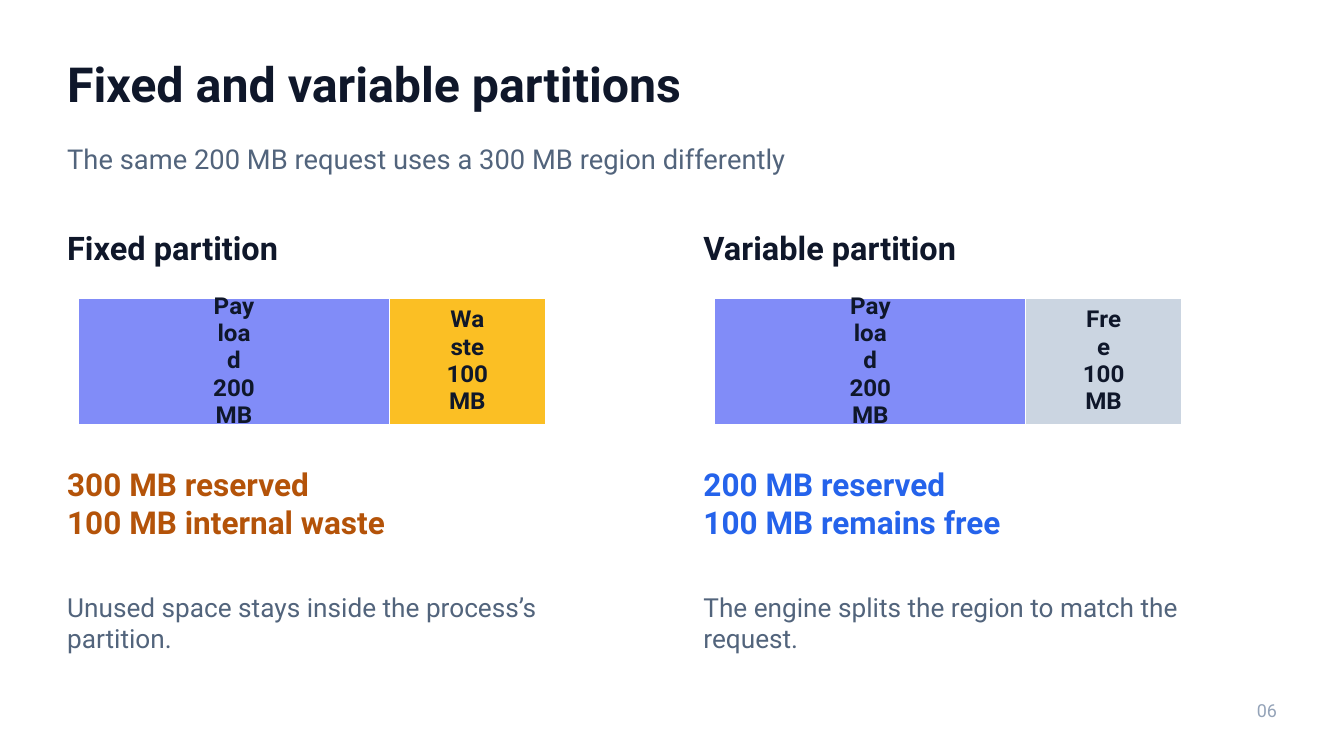
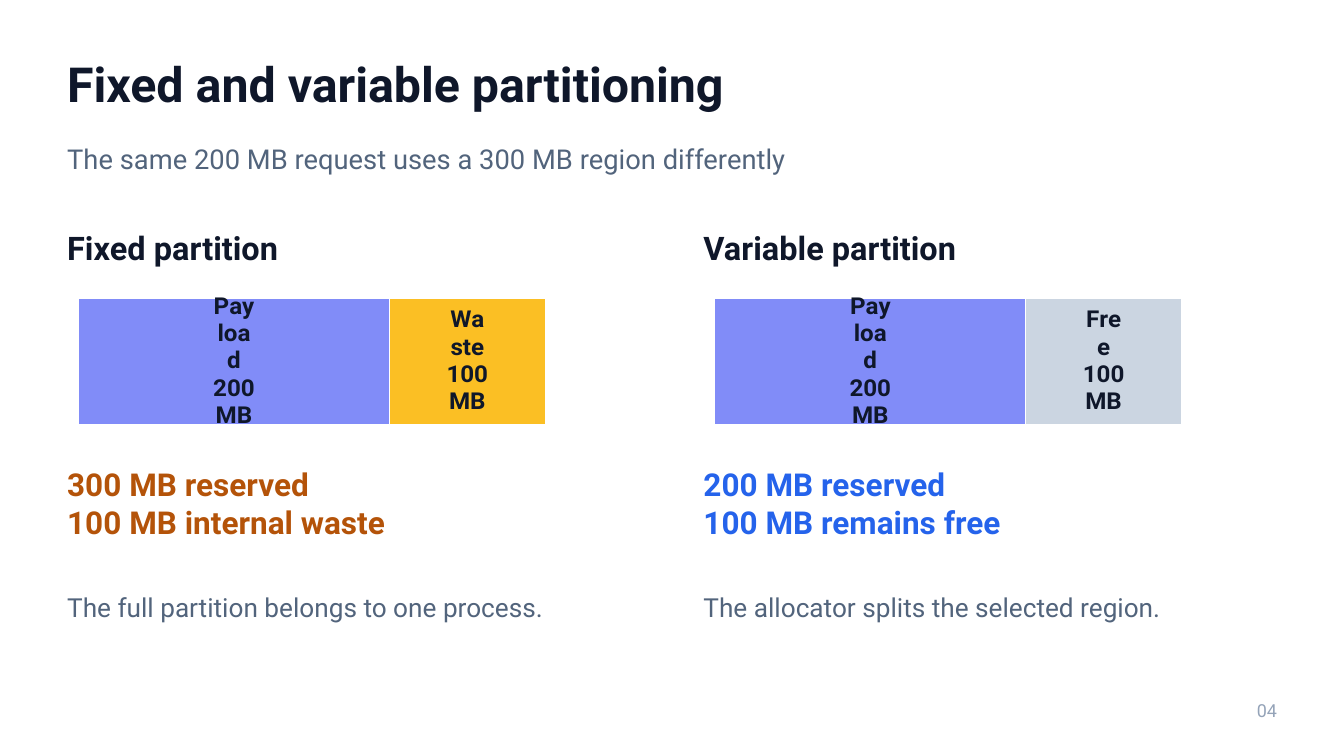
Before and after one commit to Umang-Vekariya/interactive-memory-allocation-simulator, a slide deck: slide 4 of docs/presentation/Interactive-Memory-Allocation-Simulator.pptx (slide 6 before the commit). Drawn at 1344x756 pixels with LibreOffice and Linux fonts; fonts in the diff are those of the drawing. Boxes give left, top, right and bottom in pixels: in the first picture for what was removed or moved away, otherwise in the second. Text is boxed around its words. In the diff, an @@ line names an element or a change of style, - is before the commit and + after.

```diff
--- a/docs/presentation/Interactive-Memory-Allocation-Simulator.pptx
+++ b/docs/presentation/Interactive-Memory-Allocation-Simulator.pptx
@@ text at box(67, 65, 724, 112): text changed @@
-Fixed and variable partitions
+Fixed and variable partitioning
@@ text at box(67, 597, 543, 623): text changed @@
-Unused space stays inside the process’s partition.
+The full partition belongs to one process.
@@ text at box(703, 597, 1160, 623): text changed @@
-The engine splits the region to match the request.
+The allocator splits the selected region.
@@ text at box(1257, 704, 1277, 717): text changed @@
-06
+04
```
Also in this commit, not shown: 4 other slides changed, 8 slides added, 12 slides removed, 1 other file.
